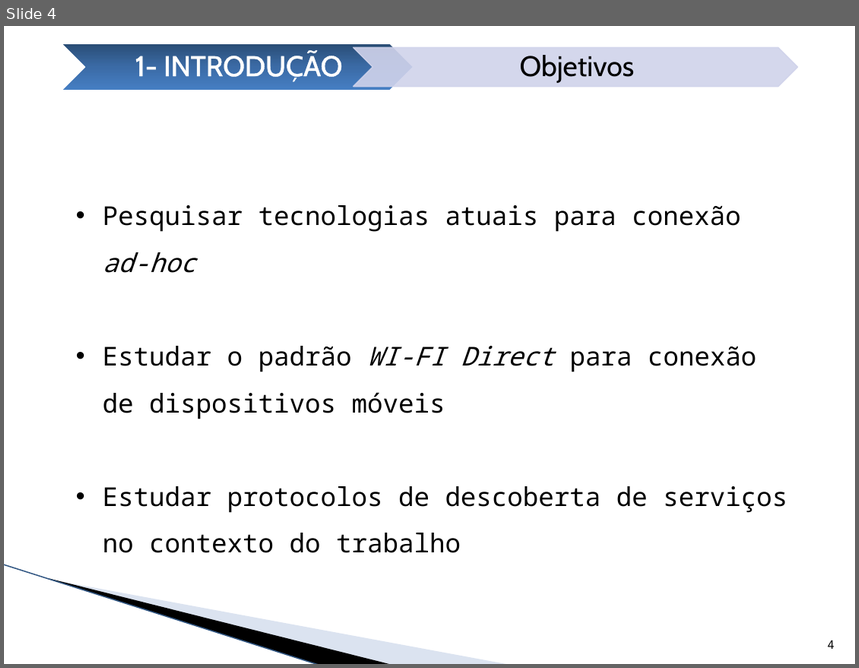
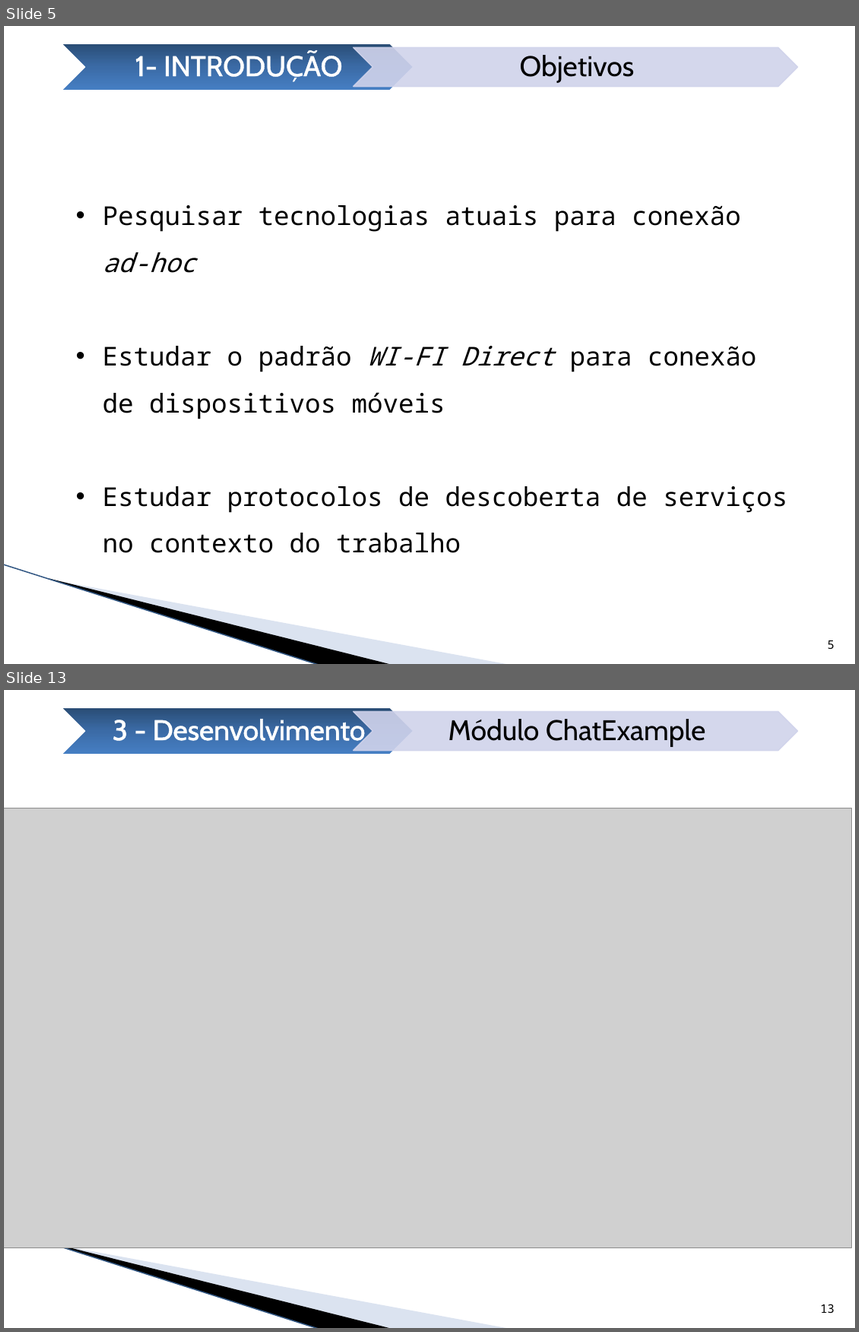
Before and after one commit to alvarollmenezes/servicediscoverypg, a slide deck: Apresentacao/PG.pptx. Shown one above the other, each under a label of ours: slide 4 before the commit, slides 5 and 13 after it; the slides between them are not shown. The pictures are 859x668 and 859x1332 pixels, drawn with LibreOffice and Linux fonts; fonts in the diff are those of the drawing; grey boxes stand for pictures; background and template pictures are left out. Boxes give left, top, right and bottom in pixels: in the first picture for what was removed or moved away, otherwise in the second. Text is boxed around its words. In the diff, an @@ line names an element or a change of style, - is before the commit and + after.

```diff
--- a/Apresentacao/PG.pptx
+++ b/Apresentacao/PG.pptx
@@ slide 13 added at (4,690,855,1328), background #FFFFFF; not listed: 3 template elements that a slide beside it also shows @@
@@ group added at (61,708,798,755): 2 chevrons, 2 texts @@
+3 - Desenvolvimento
+Módulo ChatExample
@@ picture added at (4,809,852,1249) @@
@@ page number added at (820,1304,835,1313), 10 pt, text #000000 @@
+13
@@ what was slide 4 is now slide 5 @@
@@ page number at (828,641,835,649): text changed @@
-4
+5
```
Also in this commit, not shown: 3 slides changed, 9 other slides added, 3 other files.
